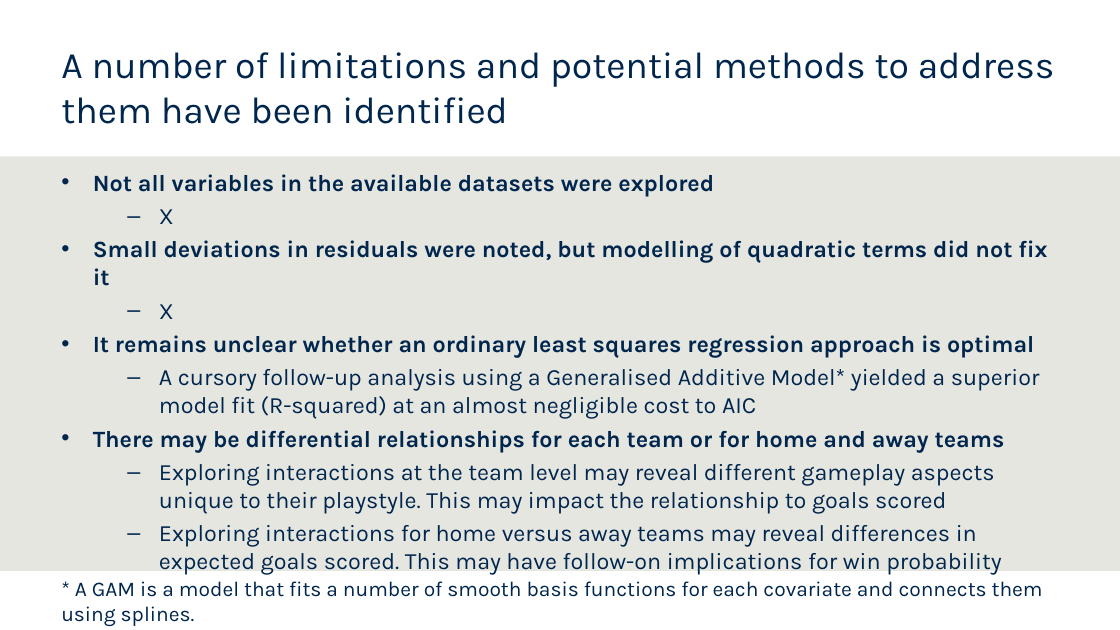
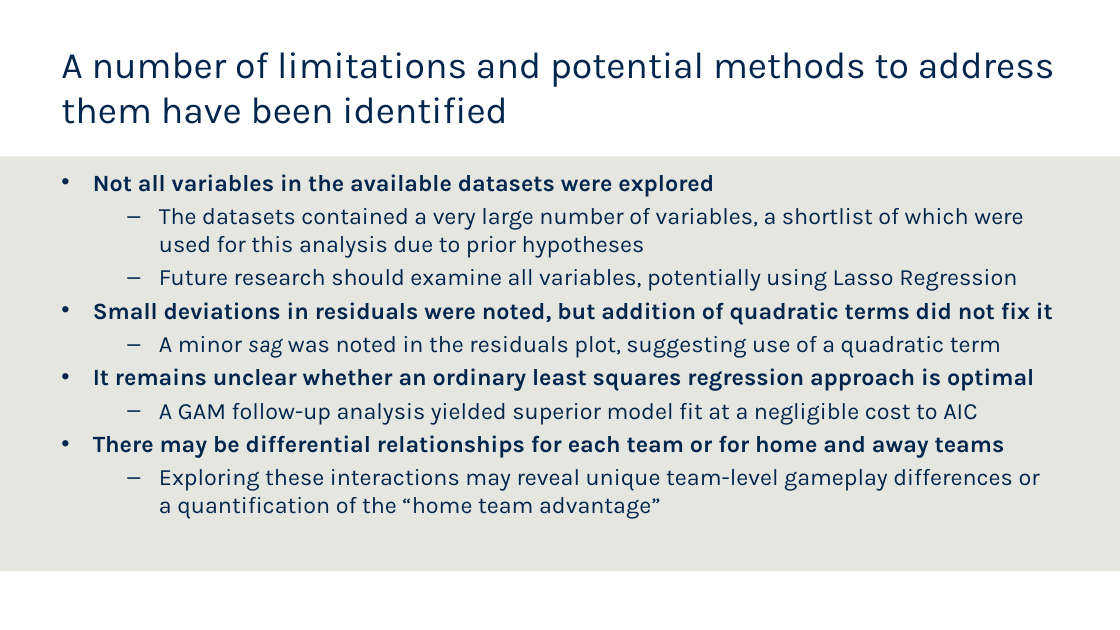
Before and after one commit to hendersontrent/phd-coursework, a slide deck: slide 9 of olet5608/OLET5608 Presentation.pptx (slide 8 before the commit). Drawn at 1120x630 pixels with LibreOffice and Linux fonts; fonts in the diff are those of the drawing; background and template pictures are left out. Boxes give left, top, right and bottom in pixels: in the first picture for what was removed or moved away, otherwise in the second. Text is boxed around its words. In the diff, an @@ line names an element or a change of style, - is before the commit and + after.

Commit message:
Presentation additions

```diff
--- a/olet5608/OLET5608 Presentation.pptx
+++ b/olet5608/OLET5608 Presentation.pptx
@@ text at <box>93,208,1053,357</box>: text changed; bold off @@
-    – X
-• Small deviations in residuals were noted, but modelling of quadratic terms did not fix it
-    – X
+    – The datasets contained a very large number of variables, a shortlist of which were used for this analysis due to prior hypotheses
+    – Future research should examine all variables, potentially using Lasso Regression
+• Small deviations in residuals were noted, but addition of quadratic terms did not fix it
+    – A minor sag was noted in the residuals plot, suggesting use of a quadratic term
@@ text at <box>159,403,977,424</box>: text changed @@
-    – A cursory follow-up analysis using a Generalised Additive Model* yielded a superior model fit (R-squared) at an almost negligible cost to AIC
+    – A GAM follow-up analysis yielded superior model fit at a negligible cost to AIC
@@ text at <box>159,469,1040,519</box>: text changed @@
-    – Exploring interactions at the team level may reveal different gameplay aspects unique to their playstyle. This may impact the relationship to goals scored
-    – Exploring interactions for home versus away teams may reveal differences in expected goals scored. This may have follow-on implications for win probability
+    – Exploring these interactions may reveal unique team-level gameplay differences or a quantification of the “home team advantage”
@@ text removed at <box>61,581,1043,626</box> @@
-* A GAM is a model that fits a number of smooth basis functions for each covariate and connects them using splines.
```
Also in this commit, not shown: 2 other slides changed, 2 slides added, 1 slide removed.
